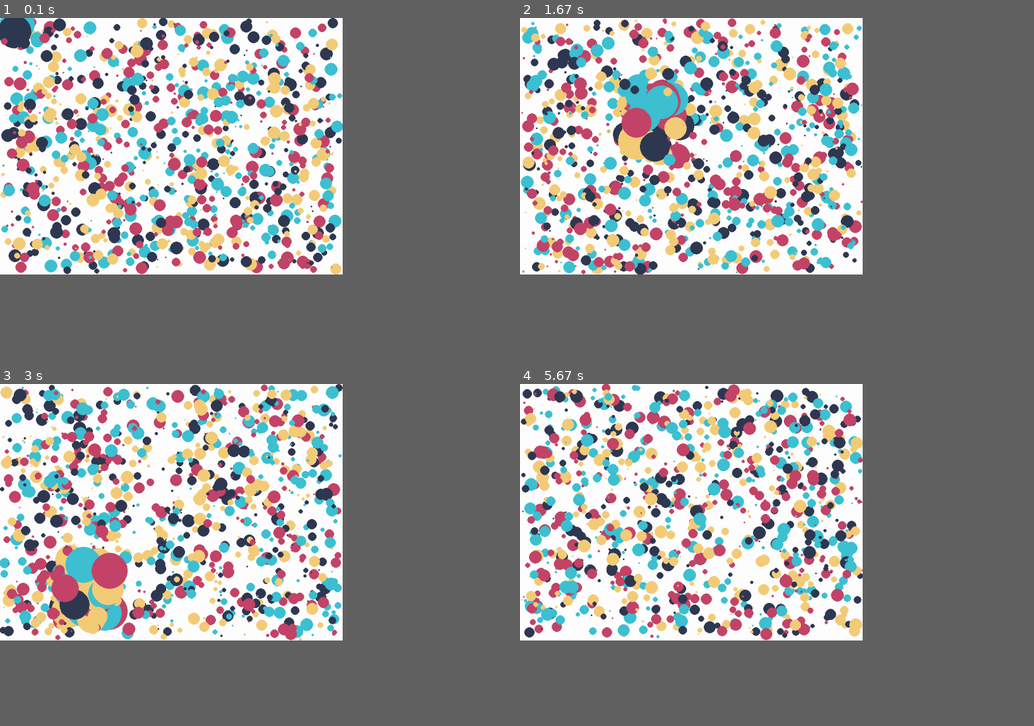
Above: before the commit, frames 1-4 (two rows, left to right).
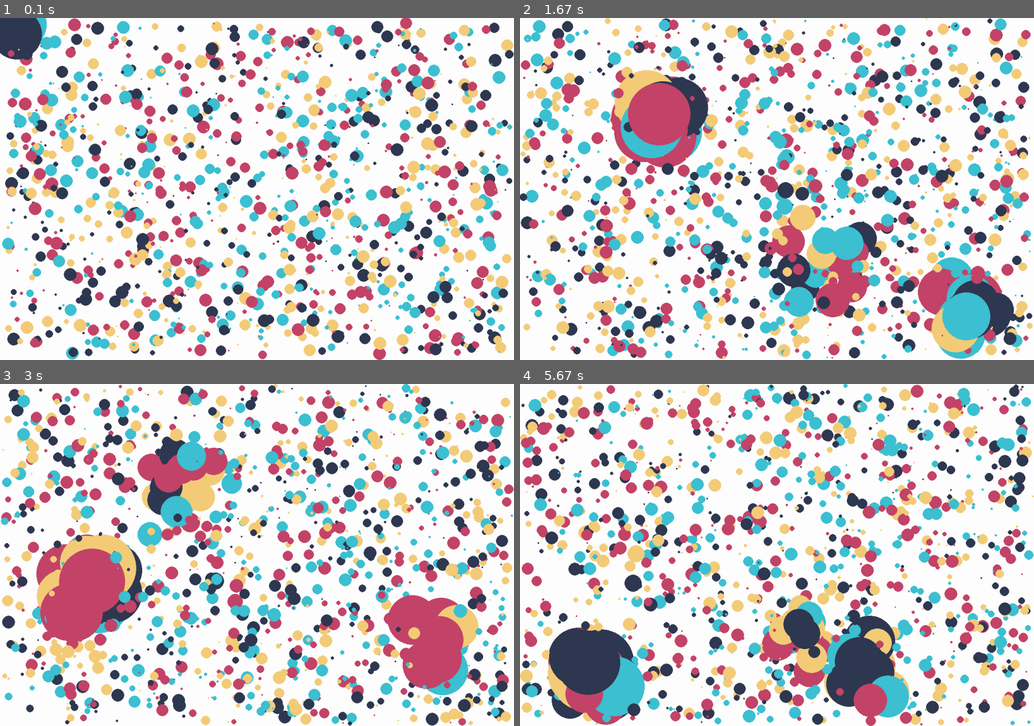
Above: after the commit, the same moments.

Repository: Ruslan-Magomedov/pygame
Game: pygame game, started from circle/main.py
Same seed, same stepped clock (60 frames per second), same inputs: the game is played once before the commit and once after it.
Inputs (mouse positions are in pixels of both pictures, inside the frame that each line leads up to):
- Up to frame 1 (0.1 s): no input
- Up to frame 2 (1.67 s): click (777, 189) at 0.38 s; click (828, 264) at 0.72 s; click (967, 308) at 1.05 s; click (653, 120) at 1.38 s
- Up to frame 3 (3 s): click (257, 596) at 1.72 s; click (185, 483) at 2.05 s; click (436, 643) at 2.38 s; click (87, 589) at 2.72 s
- Up to frame 4 (5.67 s): click (627, 486) at 3.05 s; click (653, 616) at 3.38 s; click (962, 633) at 3.72 s; click (622, 681) at 4.05 s; click (617, 575) at 4.38 s; click (807, 650) at 4.72 s; click (869, 667) at 5.05 s; click (597, 674) at 5.38 s
In our replay, the window is 600x450 before the commit and 900x600 after it. These sizes can differ from the game's own. Grey fills any space a smaller window leaves; there, only what the larger window draws over its background counts as a difference.

The runs differ from the first frame. In frame 1, 45% of the frame differs, in the area x 0-100%, y 0-100%; in frame 2, 50%; in frame 3, 50%; in frame 4, 52%.

Commit message:
modified Circle

Diff:
--- a/circle/main.py
+++ b/circle/main.py
@@ -18,12 +18,12 @@
 
 # Шары
 balls = []
-for i in range(1000):
+for i in range(1200):
     balls.append(Circle.Circle(
         x=random.randint(settings.MAX_R, settings.WIDTH-settings.MAX_R),
         y=random.randint(settings.MAX_R, settings.HEGHT-settings.MAX_R),
-        speed_x=random.randint(settings.MAX_S*-1, settings.MAX_S),
-        speed_y=random.randint(settings.MAX_S*-1, settings.MAX_S),
+        speed_x = random.uniform(-1.5, 1.5),
+        speed_y = random.uniform(-1.5, 1.5),
         radius=random.randint(settings.MIN_R, settings.MAX_R),
         color=random.choice(settings.CC)
     ))
--- a/circle/settings.py
+++ b/circle/settings.py
@@ -1,7 +1,7 @@
 WINDOW_CAPTION='Circles'
 
-WIDTH=800
-HEGHT=600
+WIDTH=1200
+HEGHT=800
 
 BG_COLOR="white"
 
@@ -11,10 +11,7 @@
 # Circle
 MIN_R=2
 MAX_R=15
-MAX_RR=35
-
-MIN_S=1
-MAX_S=2
+MAX_RR=70
 
 CC = [
     '#303952',
